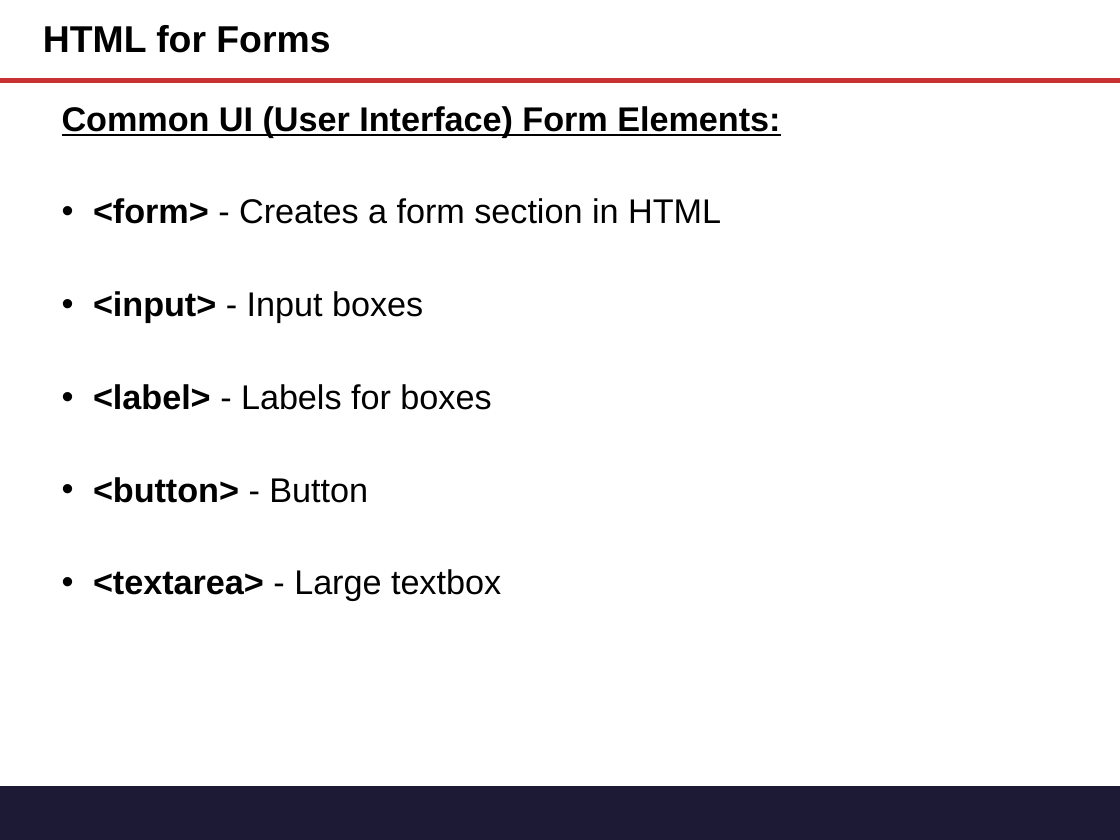
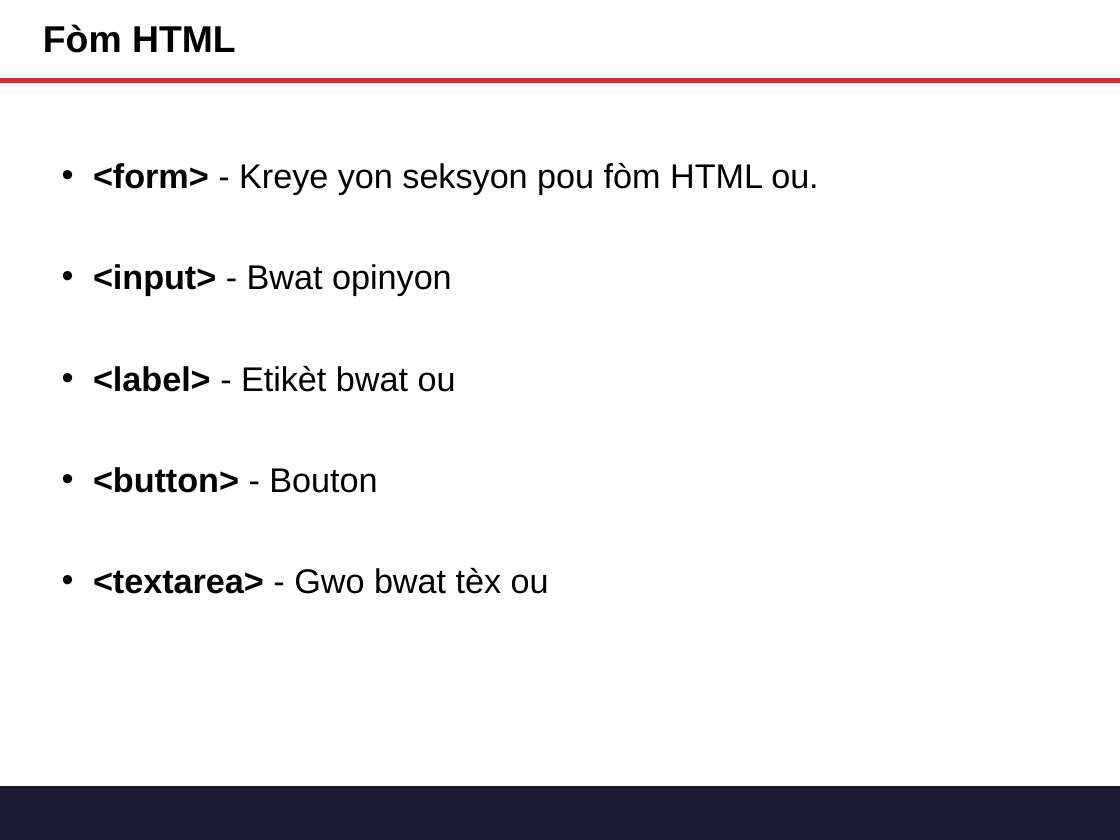
Before and after one commit to tichaiti/tichaiti-workshop, a slide deck: slide 8 of Prezantasyon/Gitn_Pro_HTML_CSS.pptx. Drawn at 1120x840 pixels with LibreOffice and Linux fonts; fonts in the diff are those of the drawing. Boxes give left, top, right and bottom in pixels: in the first picture for what was removed or moved away, otherwise in the second. Text is boxed around its words. In the diff, an @@ line names an element or a change of style, - is before the commit and + after.

Commit message:
HTML presentation complete

```diff
--- a/Prezantasyon/Gitn_Pro_HTML_CSS.pptx
+++ b/Prezantasyon/Gitn_Pro_HTML_CSS.pptx
@@ title at [43,24,236,53]: text changed @@
-HTML for Forms
+Fòm HTML
@@ text at [93,162,818,594]: text changed; bold off @@
-Common UI (User Interface) Form Elements:
-• <form> - Creates a form section in HTML
-• <input> - Input boxes
-• <label> - Labels for boxes
-• <button> - Button
-• <textarea> - Large textbox
+• <form> - Kreye yon seksyon pou fòm HTML ou.
+• <input> - Bwat opinyon
+• <label> - Etikèt bwat ou
+• <button> - Bouton
+• <textarea> - Gwo bwat tèx ou
```
Also in this commit, not shown: 8 other slides changed, 1 slide added, 1 slide removed.
